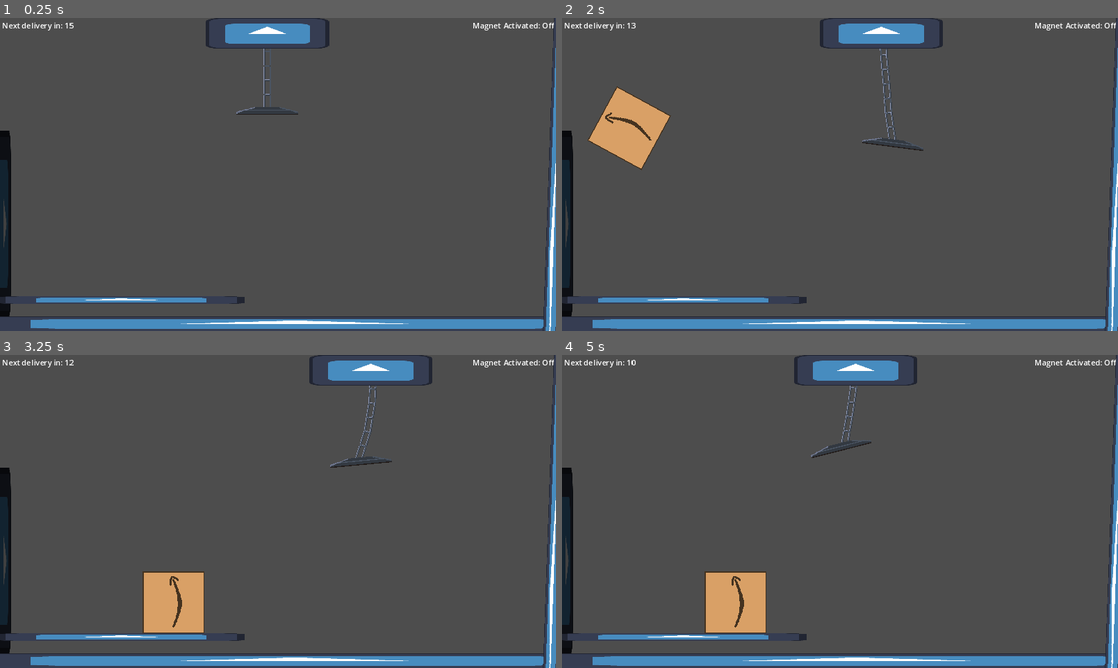
Above: before the commit, frames 1-4 (two rows, left to right).
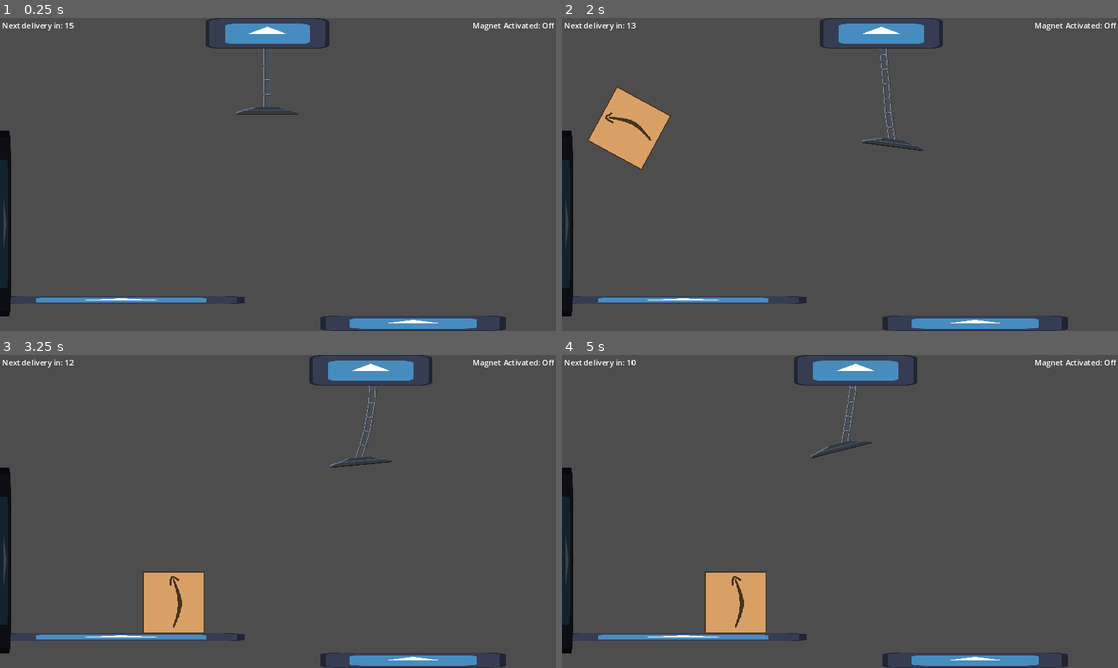
Above: after the commit, the same moments.

Repository: nanodeath/tippy-towers
Game: Godot game, scene res://game.tscn
Two runs of this game, one before a commit and one after it. Both use one fixed random seed, a clock stepped at 60 frames per second and the inputs below. The engine's default icon, where the game draws it, is replaced by a stand-in: a white triangle on a blue panel in a dark square.
Inputs:
- Up to frame 1 (0.25 s): no input
- Up to frame 2 (2 s): tap Enter at 0.5 s; hold D (move_right) 0.53-1.28 s; tap Space (toggle_magnet) at 0.6, 1.35 s; hold S (move_down) from 1.28 s (still down)
- Up to frame 3 (3.25 s): release S (move_down) at 2.03 s; hold D (move_right) 2.03-2.78 s; tap Space (toggle_magnet) at 2.1, 2.85 s; hold W (move_up) from 2.78 s (still down)
- Up to frame 4 (5 s): release W (move_up) at 3.53 s; hold A (move_left) from 3.53 s (still down); tap Space (toggle_magnet) at 3.6, 4.35 s

The runs differ from the first frame. In frame 1, 3.6% of the frame differs, in the area x 0-100%, y 0-100%; in frame 2, 3.6%; in frame 3, 3.6%; in frame 4, 3.7%.

Commit message:
Lots more progress, level now moves up when advancing, except the crane.

Diff:
--- a/tippy-towers/game.tscn
+++ b/tippy-towers/game.tscn
@@ -1,26 +1,34 @@
-[gd_scene load_steps=13 format=3 uid="uid://chss5a6j3kny4"]
+[gd_scene load_steps=18 format=3 uid="uid://chss5a6j3kny4"]
 
 [ext_resource type="Texture2D" uid="uid://p5f1hvknc1bl" path="res://icon.svg" id="1_qfxxw"]
 [ext_resource type="Script" path="res://scripts/ui/timer_display.gd" id="2_ha0md"]
 [ext_resource type="PackedScene" uid="uid://d2ytku27cc5of" path="res://scenes/crane.tscn" id="2_j786l"]
 [ext_resource type="Script" path="res://scripts/ui/magnet_status.gd" id="3_ebv6g"]
+[ext_resource type="Script" path="res://scripts/highest_point_detector.gd" id="3_ooxjs"]
+[ext_resource type="Script" path="res://scripts/camera.gd" id="3_qibdg"]
 [ext_resource type="PackedScene" uid="uid://b3cuxi3hana1g" path="res://scenes/junk/box_128_128.tscn" id="4_7rvxo"]
 [ext_resource type="Script" path="res://scripts/spawner.gd" id="5_ur8yp"]
 [ext_resource type="Script" path="res://scripts/spawn_timer.gd" id="6_fuj8g"]
+[ext_resource type="PackedScene" uid="uid://b016ebofn2m51" path="res://scenes/junk/box_128_64.tscn" id="8_jedqf"]
+[ext_resource type="PackedScene" uid="uid://c4can45bm31l1" path="res://scenes/junk/box_64_64.tscn" id="9_hseeu"]
 
-[sub_resource type="WorldBoundaryShape2D" id="WorldBoundaryShape2D_yp3k8"]
+[sub_resource type="RectangleShape2D" id="RectangleShape2D_uhjy8"]
+size = Vector2(510, 16)
+
+[sub_resource type="RectangleShape2D" id="RectangleShape2D_7f8of"]
+size = Vector2(13, 56)
+
+[sub_resource type="RectangleShape2D" id="RectangleShape2D_xbtjb"]
+size = Vector2(300, 10)
+
+[sub_resource type="RectangleShape2D" id="RectangleShape2D_x3he1"]
+size = Vector2(384, 32)
 
 [sub_resource type="PhysicsMaterial" id="PhysicsMaterial_8u318"]
 friction = 0.1
 
 [sub_resource type="RectangleShape2D" id="RectangleShape2D_c81ok"]
 size = Vector2(382, 30)
-
-[sub_resource type="RectangleShape2D" id="RectangleShape2D_uhjy8"]
-size = Vector2(510, 16)
-
-[sub_resource type="RectangleShape2D" id="RectangleShape2D_7f8of"]
-size = Vector2(13, 56)
 
 [node name="Game" type="Node2D"]
 
@@ -79,31 +87,62 @@
 scroll_active = false
 autowrap_mode = 0
 
+[node name="Crane" parent="." node_paths=PackedStringArray("left_bound", "right_bound") instance=ExtResource("2_j786l")]
+unique_name_in_owner = true
+position = Vector2(554, 32)
+left_bound = NodePath("../CraneLeftBound")
+right_bound = NodePath("../CraneRightBound")
+
 [node name="Camera2D" type="Camera2D" parent="."]
-anchor_mode = 0
+unique_name_in_owner = true
+position = Vector2(576, 324)
+position_smoothing_enabled = true
+script = ExtResource("3_qibdg")
+
+[node name="Platform" type="CharacterBody2D" parent="Camera2D"]
+position = Vector2(-325, 260)
+
+[node name="CollisionShape2D" type="CollisionShape2D" parent="Camera2D/Platform"]
+shape = SubResource("RectangleShape2D_uhjy8")
+
+[node name="CollisionShape2D2" type="CollisionShape2D" parent="Camera2D/Platform"]
+position = Vector2(248.5, -20)
+shape = SubResource("RectangleShape2D_7f8of")
+
+[node name="Sprite2D" type="Sprite2D" parent="Camera2D/Platform"]
+scale = Vector2(4, 0.125)
+texture = ExtResource("1_qfxxw")
+
+[node name="Spawner" type="Node2D" parent="Camera2D/Platform"]
+position = Vector2(-524, -534)
+script = ExtResource("5_ur8yp")
+to_spawn = Array[PackedScene]([ExtResource("4_7rvxo"), ExtResource("8_jedqf"), ExtResource("9_hseeu"), ExtResource("4_7rvxo")])
+
+[node name="SpawnTimer" type="Node" parent="Camera2D/Platform"]
+unique_name_in_owner = true
+script = ExtResource("6_fuj8g")
+initial_time = 15.0
+
+[node name="HighestPointDetector" type="ShapeCast2D" parent="Camera2D"]
+position = Vector2(280, -324)
+shape = SubResource("RectangleShape2D_xbtjb")
+target_position = Vector2(0, 648)
+collision_mask = 2
+script = ExtResource("3_ooxjs")
+
+[node name="CameraTarget" type="Marker2D" parent="."]
+unique_name_in_owner = true
+position = Vector2(576, 224)
 
 [node name="Ground" type="StaticBody2D" parent="."]
-position = Vector2(611, 633)
+position = Vector2(856, 632)
 
 [node name="Sprite" type="Sprite2D" parent="Ground"]
-scale = Vector2(12.44, 0.239998)
+scale = Vector2(3, 0.25)
 texture = ExtResource("1_qfxxw")
 
 [node name="CollisionShape2D" type="CollisionShape2D" parent="Ground"]
-position = Vector2(0, -14)
-shape = SubResource("WorldBoundaryShape2D_yp3k8")
-
-[node name="RWall" type="StaticBody2D" parent="."]
-position = Vector2(1146, 488)
-rotation = -1.53589
-
-[node name="Sprite" type="Sprite2D" parent="RWall"]
-scale = Vector2(12.44, 0.239998)
-texture = ExtResource("1_qfxxw")
-
-[node name="CollisionShape2D" type="CollisionShape2D" parent="RWall"]
-position = Vector2(0, -14)
-shape = SubResource("WorldBoundaryShape2D_yp3k8")
+shape = SubResource("RectangleShape2D_x3he1")
 
 [node name="LWall" type="StaticBody2D" parent="."]
 modulate = Color(0.25, 0.25, 0.25, 1)
@@ -125,11 +164,6 @@
 rotation = 1.9362
 shape = SubResource("RectangleShape2D_c81ok")
 
-[node name="Crane" parent="." node_paths=PackedStringArray("left_bound", "right_bound") instance=ExtResource("2_j786l")]
-position = Vector2(554, 32)
-left_bound = NodePath("../CraneLeftBound")
-right_bound = NodePath("../CraneRightBound")
-
 [node name="CraneLeftBound" type="Marker2D" parent="."]
 position = Vector2(180, 0)
 gizmo_extents = 32.0
@@ -137,28 +171,3 @@
 [node name="CraneRightBound" type="Marker2D" parent="."]
 position = Vector2(972, 0)
 gizmo_extents = 32.0
-
-[node name="Platform" type="CharacterBody2D" parent="."]
-position = Vector2(251, 584)
-
-[node name="CollisionShape2D" type="CollisionShape2D" parent="Platform"]
-shape = SubResource("RectangleShape2D_uhjy8")
-
-[node name="CollisionShape2D2" type="CollisionShape2D" parent="Platform"]
-position = Vector2(248.5, -20)
-shape = SubResource("RectangleShape2D_7f8of")
-
-[node name="Sprite2D" type="Sprite2D" parent="Platform"]
-scale = Vector2(4, 0.125)
-texture = ExtResource("1_qfxxw")
-
-[node name="Spawner" type="Node2D" parent="."]
-position = Vector2(-273, 50)
-script = ExtResource("5_ur8yp")
-to_spawn = Array[PackedScene]([ExtResource("4_7rvxo")])
-interval_seconds = 1.0
-
-[node name="SpawnTimer" type="Node" parent="."]
-unique_name_in_owner = true
-script = ExtResource("6_fuj8g")
-initial_time = 15.0
--- /dev/null
+++ b/tippy-towers/scenes/junk/box_128_64.tscn
@@ -0,0 +1,16 @@
+[gd_scene load_steps=3 format=3 uid="uid://b016ebofn2m51"]
+
+[ext_resource type="Texture2D" uid="uid://6gextduh0i40" path="res://art/junk/box_128x64.png" id="1_hy3vr"]
+
+[sub_resource type="RectangleShape2D" id="RectangleShape2D_aovc0"]
+size = Vector2(128, 64)
+
+[node name="Box" type="RigidBody2D" groups=["junk"]]
+collision_layer = 2
+collision_mask = 3
+
+[node name="Sprite2D" type="Sprite2D" parent="."]
+texture = ExtResource("1_hy3vr")
+
+[node name="CollisionShape2D" type="CollisionShape2D" parent="."]
+shape = SubResource("RectangleShape2D_aovc0")
--- /dev/null
+++ b/tippy-towers/scenes/junk/box_64_64.tscn
@@ -0,0 +1,16 @@
+[gd_scene load_steps=3 format=3 uid="uid://c4can45bm31l1"]
+
+[ext_resource type="Texture2D" uid="uid://dfraegs84ol63" path="res://art/junk/box_64x64.png" id="1_5rdqu"]
+
+[sub_resource type="RectangleShape2D" id="RectangleShape2D_aovc0"]
+size = Vector2(64, 64)
+
+[node name="Box" type="RigidBody2D" groups=["junk"]]
+collision_layer = 2
+collision_mask = 3
+
+[node name="Sprite2D" type="Sprite2D" parent="."]
+texture = ExtResource("1_5rdqu")
+
+[node name="CollisionShape2D" type="CollisionShape2D" parent="."]
+shape = SubResource("RectangleShape2D_aovc0")
--- /dev/null
+++ b/tippy-towers/scripts/camera.gd
@@ -0,0 +1,20 @@
+class_name Camera extends Camera2D
+
+@onready var camera_target = %CameraTarget
+
+var tween: Tween
+var target_position: Vector2
+
+func _process(delta):
+	#global_position = lerp(global_position, camera_target.global_position, 2 * delta)
+	pass
+
+func move_up(target_global_position: Vector2):
+	if target_global_position.y < global_position.y and target_position != target_global_position:
+		target_position = target_global_position
+		if tween and tween.is_valid():
+			tween.kill()
+		tween = create_tween()
+		var real_target := global_position
+		real_target.y = target_global_position.y
+		tween.tween_property(self, "global_position", real_target, 1.0)
--- /dev/null
+++ b/tippy-towers/scripts/highest_point_detector.gd
@@ -0,0 +1,15 @@
+class_name HighestPointDetector extends ShapeCast2D
+
+#@onready var camera_target = %CameraTarget
+
+func _process(delta):
+	var distance_to_collision = get_closest_collision_unsafe_fraction()
+	#print("distance_to_collision: ", distance_to_collision, ", in px: ", distance_to_collision * target_position.y)
+	if get_collision_count() > 0:
+		var first_collision := get_collider(0) as RigidBody2D
+		var highest_point := get_collision_point(0) as Vector2
+		if first_collision.sleeping:
+			%Camera2D.move_up(highest_point)
+			#camera_target.position.y = min(highest_point.y, camera_target.position.y)
+			#%Camera2D.position = camera_target.position
+	pass
--- a/tippy-towers/scripts/spawner.gd
+++ b/tippy-towers/scripts/spawner.gd
@@ -1,7 +1,6 @@
 class_name Spawner extends Node2D
 
 @export var to_spawn: Array[PackedScene]
-@export var interval_seconds: float
 @onready var spawn_timer = %SpawnTimer
 
 func _ready():
--- a/tippy-towers/scripts/ui/magnet_status.gd
+++ b/tippy-towers/scripts/ui/magnet_status.gd
@@ -1,10 +1,10 @@
 class_name MagnetStatus extends Control
 
 @onready var status: RichTextLabel = $Status
-var crane: Crane
+@onready var crane = %Crane
+
 
 func _ready():
-	crane = get_node("/root/Game/Crane") as Crane
 	crane.magnet_changed.connect(self._magnet_changed)
 	_magnet_changed(crane.magnet_activated)
 
